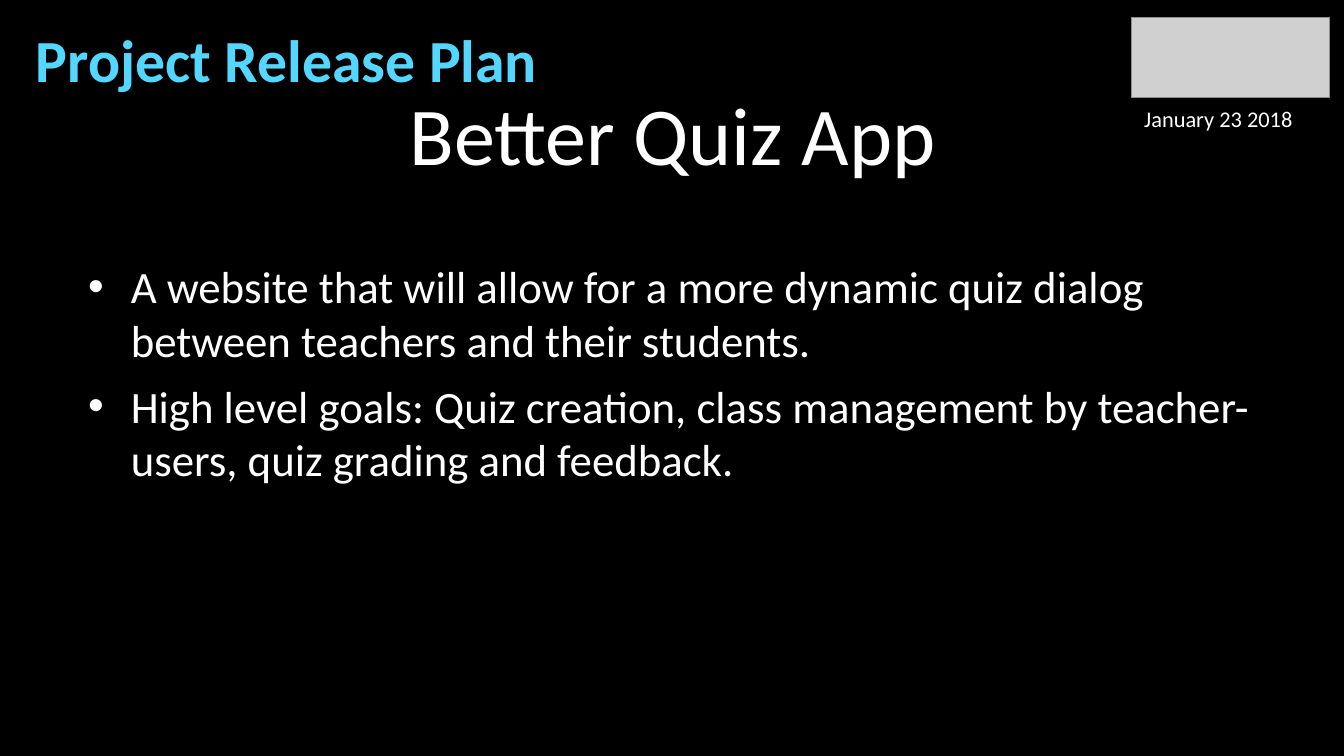
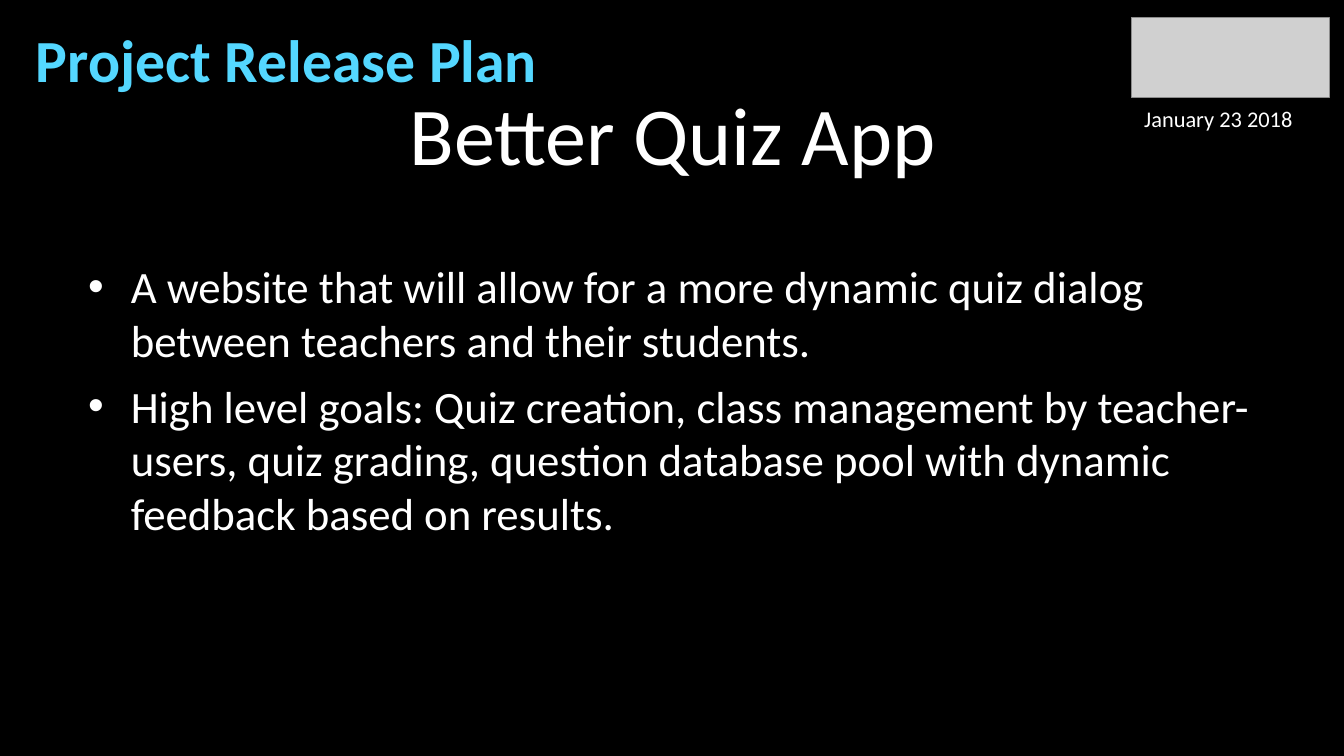
Before and after one commit to ethanpobrien/CS115-Better-Quiz-App, a slide deck: slide 2 of 03_Initial_Presentation_v2.pptx. Drawn at 1344x756 pixels with LibreOffice and Linux fonts; fonts in the diff are those of the drawing; grey boxes stand for pictures. Boxes give left, top, right and bottom in pixels: in the first picture for what was removed or moved away, otherwise in the second. Text is boxed around its words. In the diff, an @@ line names an element or a change of style, - is before the commit and + after.

Commit message:
minor change to two slides

```diff
--- a/03_Initial_Presentation_v2.pptx
+++ b/03_Initial_Presentation_v2.pptx
@@ text at [131,392,1249,531]: text changed @@
-• High level goals: Quiz creation, class management by teacher-users, quiz grading and feedback.
+• High level goals: Quiz creation, class management by teacher-users, quiz grading, question database pool with dynamic feedback based on results.
```
